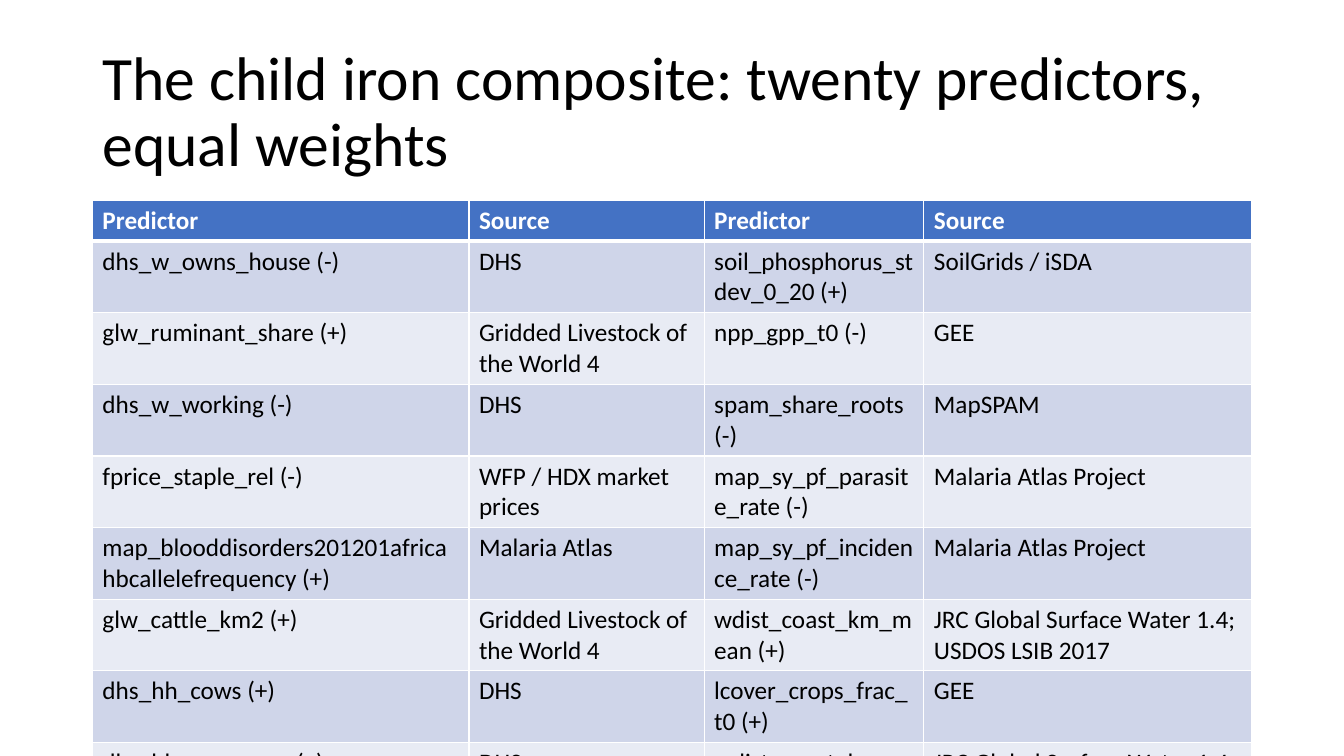
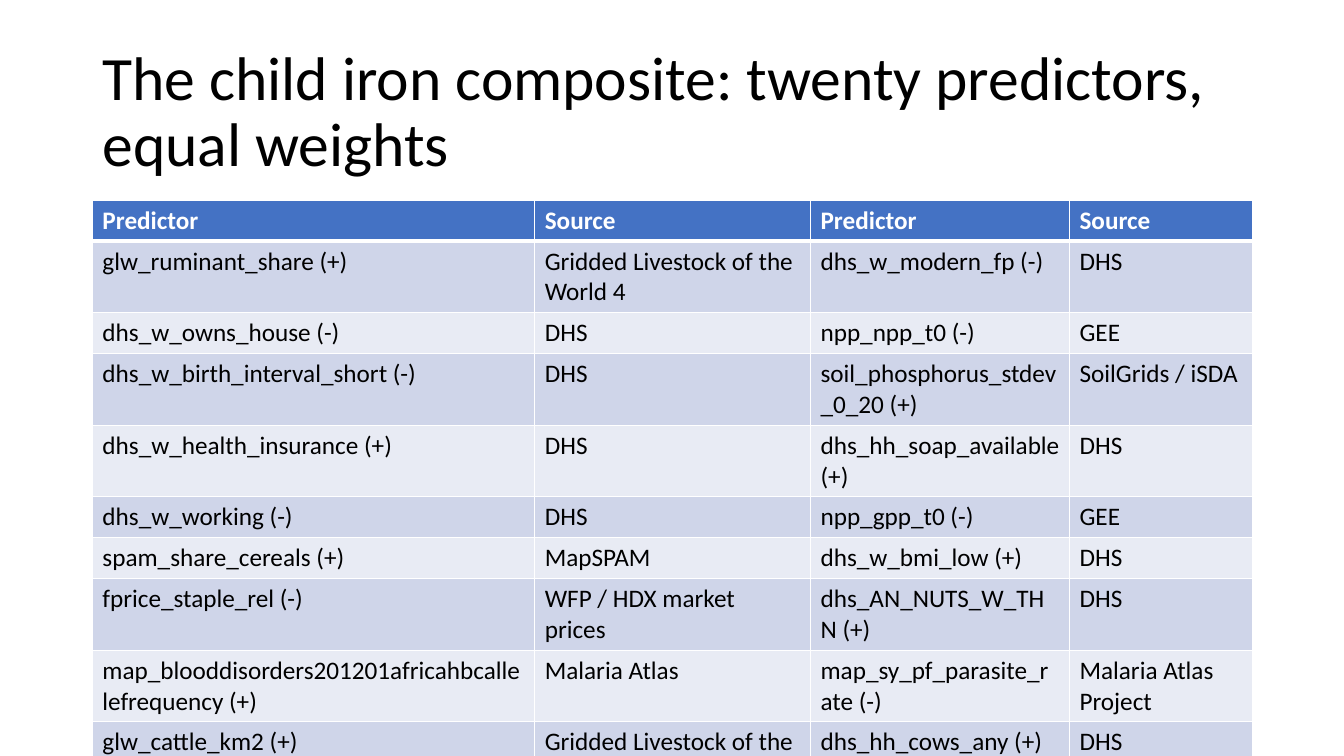
Before and after one commit to amertens/mn-prediction, a slide deck: slide 20 of docs/slides/MN-proxy-Ghana-presentation-2026-09.pptx. Drawn at 1344x756 pixels with LibreOffice and Linux fonts; fonts in the diff are those of the drawing; background and template pictures are left out. Boxes give left, top, right and bottom in pixels: in the first picture for what was removed or moved away, otherwise in the second. Text is boxed around its words. In the diff, an @@ line names an element or a change of style, - is before the commit and + after.

```diff
--- a/docs/slides/MN-proxy-Ghana-presentation-2026-09.pptx
+++ b/docs/slides/MN-proxy-Ghana-presentation-2026-09.pptx
@@ table at [93, 201, 1254, 756] @@
-row 2: dhs_w_owns_house (-) | DHS | soil_phosphorus_stdev_0_20 (+) | SoilGrids / iSDA
+row 2: glw_ruminant_share (+) | Gridded Livestock of the World 4 | dhs_w_modern_fp (-) | DHS
-row 3: glw_ruminant_share (+) | Gridded Livestock of the World 4 | npp_gpp_t0 (-) | GEE
+row 3: dhs_w_owns_house (-) | DHS | npp_npp_t0 (-) | GEE
-row 4: dhs_w_working (-) | DHS | spam_share_roots (-) | MapSPAM
+row 4: dhs_w_birth_interval_short (-) | DHS | soil_phosphorus_stdev_0_20 (+) | SoilGrids / iSDA
-row 5: fprice_staple_rel (-) | WFP / HDX market prices | map_sy_pf_parasite_rate (-) | Malaria Atlas Project
+row 5: dhs_w_health_insurance (+) | DHS | dhs_hh_soap_available (+) | DHS
-row 6: map_blooddisorders201201africahbcallelefrequency (+) | Malaria Atlas | map_sy_pf_incidence_rate (-) | Malaria Atlas Project
+row 6: dhs_w_working (-) | DHS | npp_gpp_t0 (-) | GEE
-row 7: glw_cattle_km2 (+) | Gridded Livestock of the World 4 | wdist_coast_km_mean (+) | JRC Global Surface Water 1.4; USDOS LSIB 2017
+row 7: spam_share_cereals (+) | MapSPAM | dhs_w_bmi_low (+) | DHS
-row 8: dhs_hh_cows (+) | DHS | lcover_crops_frac_t0 (+) | GEE
+row 8: fprice_staple_rel (-) | WFP / HDX market prices | dhs_AN_NUTS_W_THN (+) | DHS
-row 9: dhs_hh_cows_any (+) | DHS | wdist_coast_km_min (+) | JRC Global Surface Water 1.4; USDOS LSIB 2017
+row 9: map_blooddisorders201201africahbcallelefrequency (+) | Malaria Atlas | map_sy_pf_parasite_rate (-) | Malaria Atlas Project
-row 10: npp_npp_t0 (-) | GEE | dhs_hh_improved_water (+) | DHS
+row 10: glw_cattle_km2 (+) | Gridded Livestock of the World 4 | dhs_hh_cows_any (+) | DHS
-row 11: spam_share_cereals (+) | MapSPAM | dhs_FP_CUSA_W_MOD (-) | DHS
+row 11: dhs_FP_CUSA_W_MOD (-) | DHS | spam_share_roots (-) | MapSPAM
```
Also in this commit, not shown: 3 other slides changed, 41 other files.
